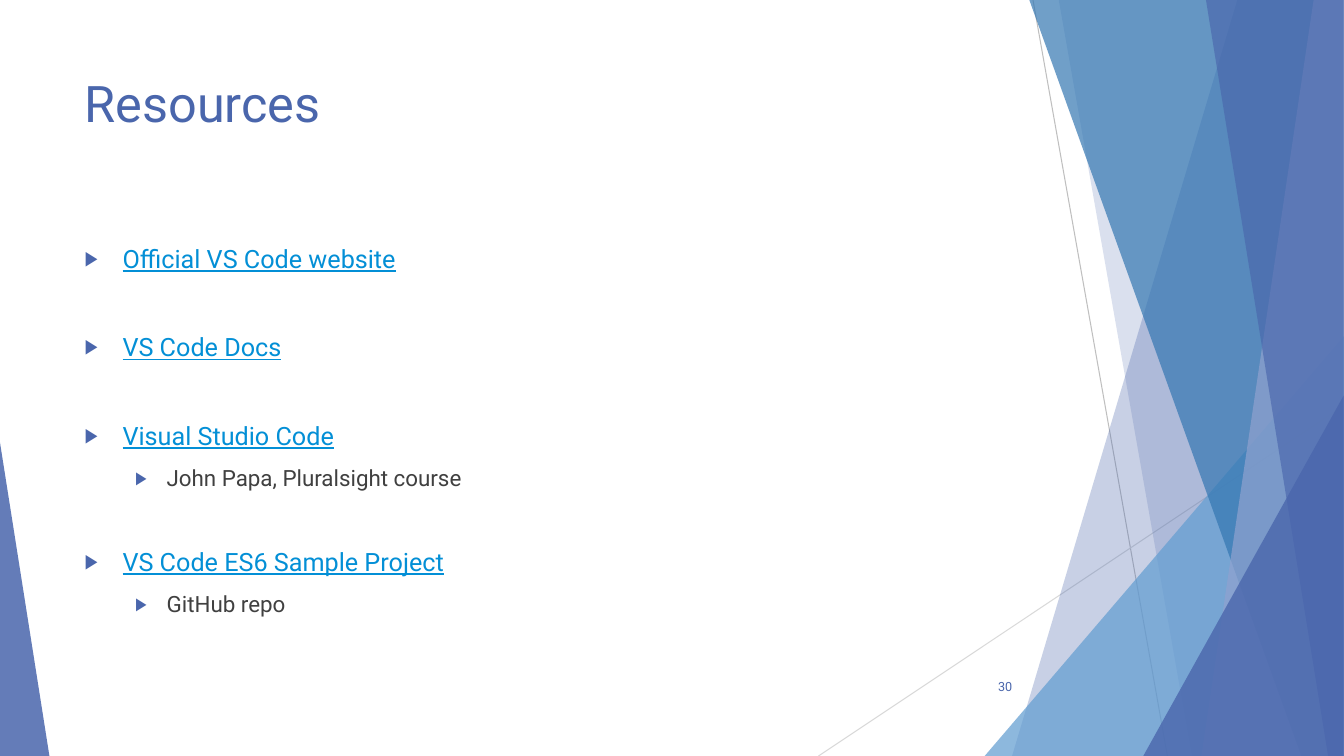
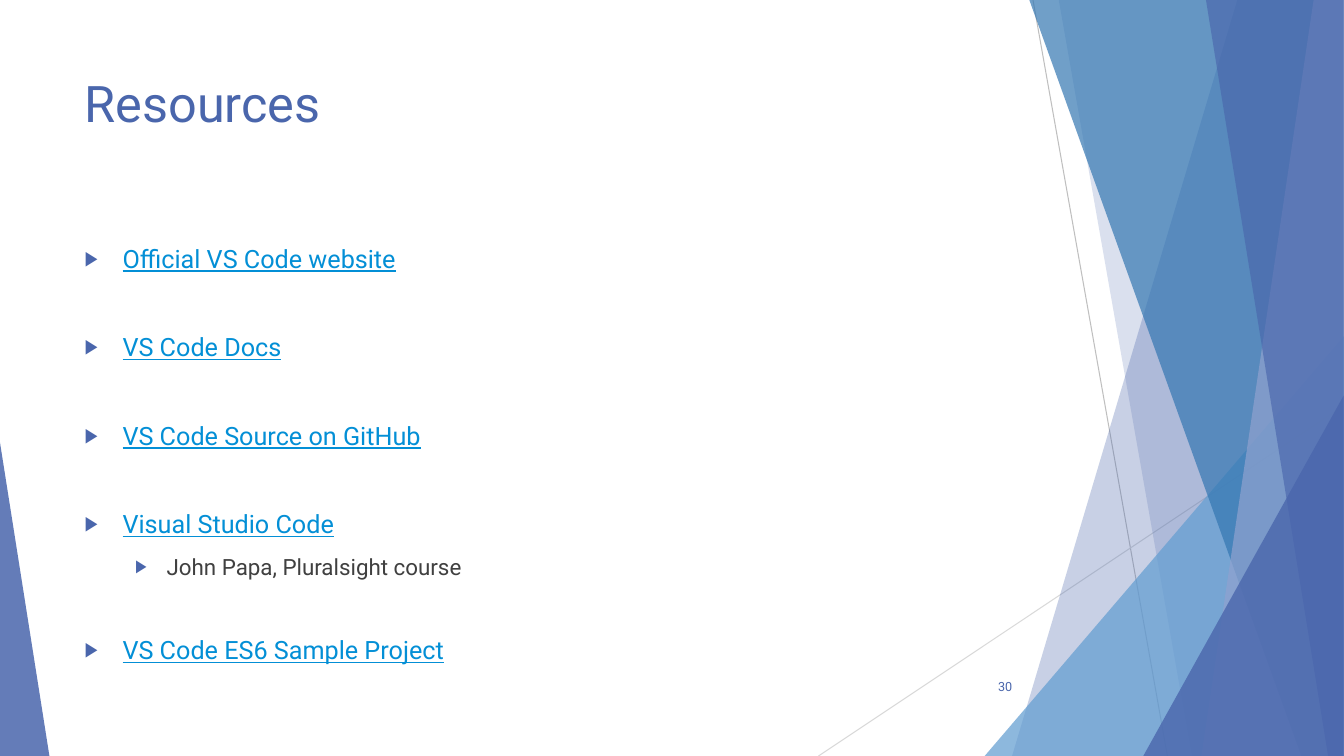
Before and after one commit to scottaddie/slide-decks, a slide deck: slide 30 of Intro to JavaScript Tooling in VS Code - MKEJS.pptx. Drawn at 1344x756 pixels with LibreOffice and Linux fonts; fonts in the diff are those of the drawing. Boxes give left, top, right and bottom in pixels: in the first picture for what was removed or moved away, otherwise in the second. Text is boxed around its words. In the diff, an @@ line names an element or a change of style, - is before the commit and + after.

```diff
--- a/Intro to JavaScript Tooling in VS Code - MKEJS.pptx
+++ b/Intro to JavaScript Tooling in VS Code - MKEJS.pptx
@@ text at <box>123,426,420,449</box>: paragraph added @@
+▶ VS Code Source on GitHub
@@ text at <box>167,595,285,617</box>: paragraph removed @@
-  ▶ GitHub repo
```
Also in this commit, not shown: 3 other slides changed.
